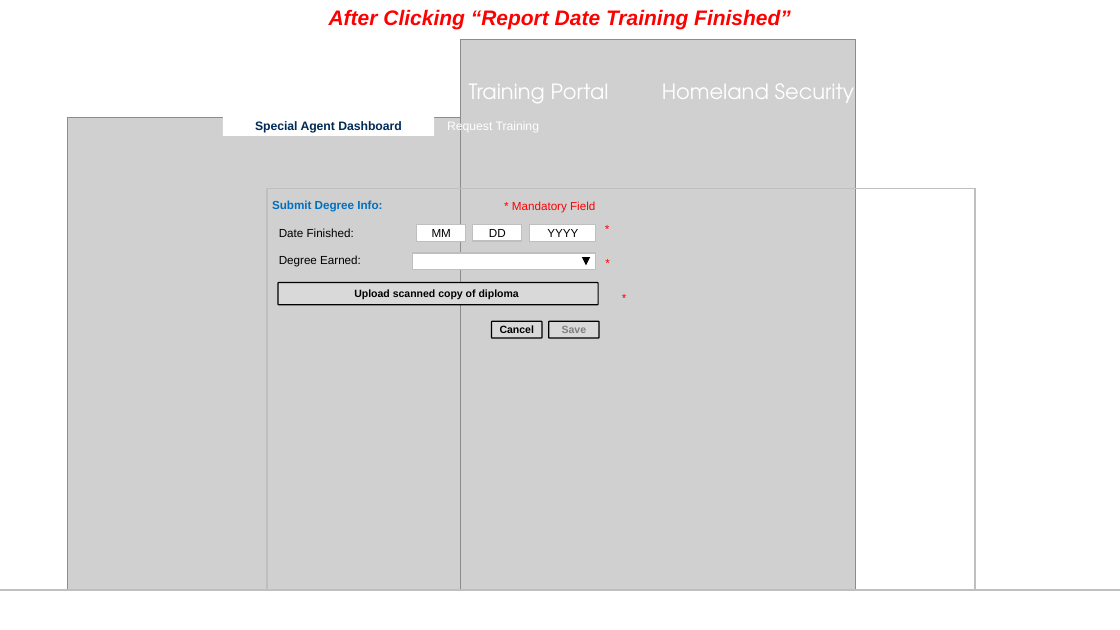
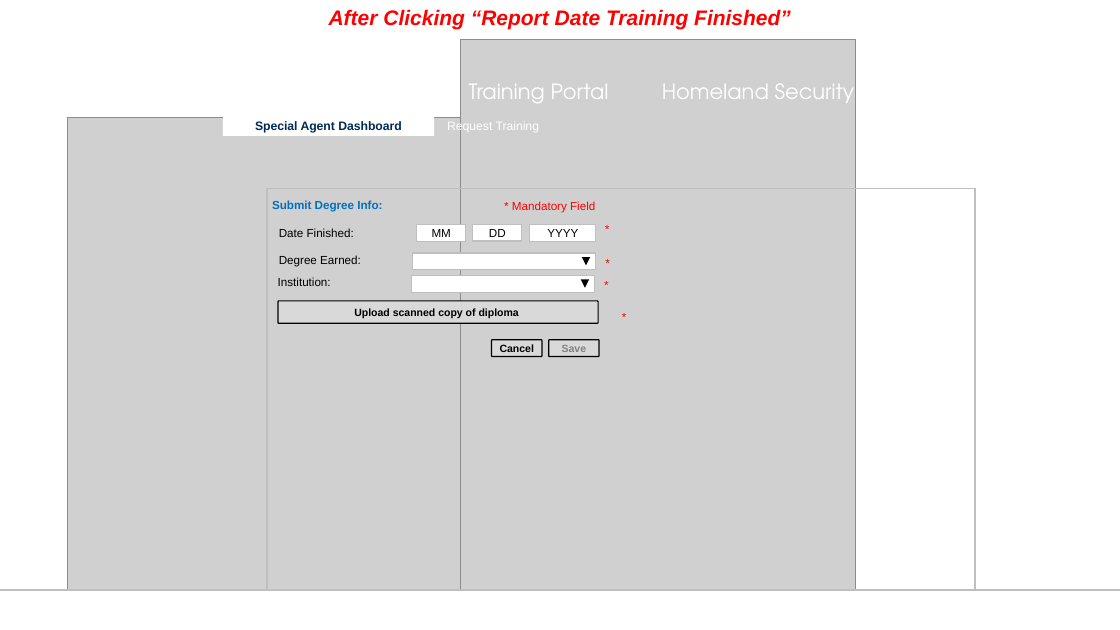
Before and after one commit to channelit/cit-challenge-docs, a slide deck: slide 13 of ICE Proposal Wireframes v10.pptx. Drawn at 1120x630 pixels with LibreOffice and Linux fonts; fonts in the diff are those of the drawing; grey boxes stand for pictures; background and template pictures are left out. Boxes give left, top, right and bottom in pixels: in the first picture for what was removed or moved away, otherwise in the second. Text is boxed around its words. In the diff, an @@ line names an element or a change of style, - is before the commit and + after.

```diff
--- a/ICE Proposal Wireframes v10.pptx
+++ b/ICE Proposal Wireframes v10.pptx
@@ text added at [278,277,331,286], 10 pt, text #000000 @@
+Institution:
@@ rectangle added at [412,276,595,292], fill #FFFFFF, outline #BFBFBF 1 pt @@
@@ triangle added at [581,280,589,288], fill #000000 @@
@@ text added at [597,274,619,297], 10 pt, text #FF0000 @@
+*
@@ 3 rounded rectangles, 1 text: place and size @@
-3 rounded rectangles, 1 text at [278,282,637,338]
+3 rounded rectangles, 1 text at [278,301,637,356]
```
Also in this commit, not shown: 1 other slide changed.
